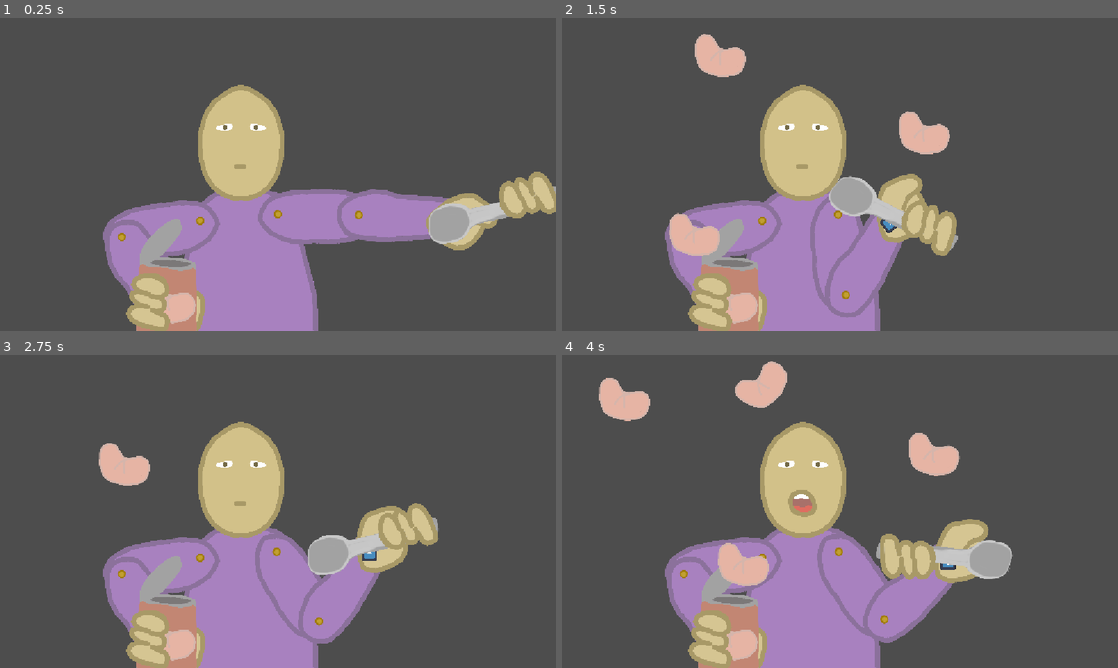
Above: before the commit, frames 1-4 (two rows, left to right).
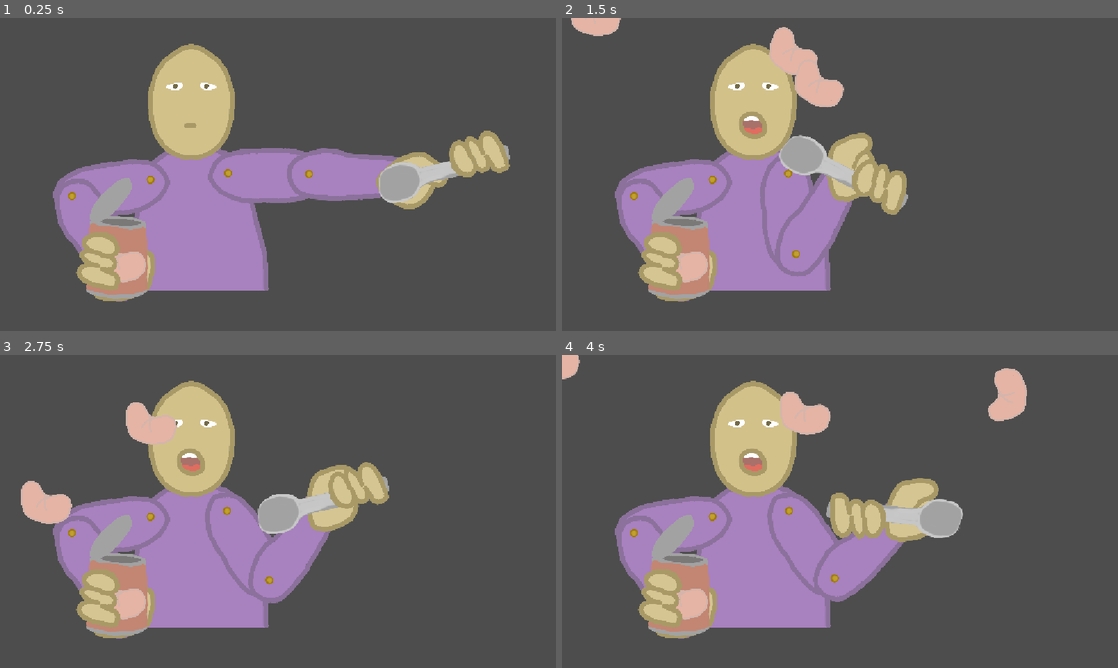
Above: after the commit, the same moments.

Repository: gmbare/project-beans
Game: Godot game, scene res://lib/levels/dev_level.tscn
Same seed, same stepped clock (60 frames per second), same inputs: the game is played once before the commit and once after it. Before the commit the project has no main scene; this scene is started directly in both runs. The engine's default icon, where the game draws it, is replaced by a stand-in: a white triangle on a blue panel in a dark square.
Inputs (mouse positions are in pixels of both pictures, inside the frame that each line leads up to):
- Up to frame 1 (0.25 s): no input
- Up to frame 2 (1.5 s): tap Enter (ui_accept) at 0.5, 0.77, 1.07 s; move the mouse to (867, 174) at 0.52 s; press the mouse at (867, 174) at 0.53 s; right-click (867, 174) at 0.8 s; move the mouse to (812, 174) at 1.27 s; release the mouse at (812, 174) at 1.28 s; right-click (812, 174) at 1.35 s
- Up to frame 3 (2.75 s): tap Enter (ui_accept) at 1.52, 1.55, 1.82 s; move the mouse to (289, 505) at 2.02 s; hold Enter (ui_accept) from 2.03 s (still down); click (289, 505) at 2.3 s
- Up to frame 4 (4 s): move the mouse to (834, 517) at 2.77 s; release Enter (ui_accept) at 2.78 s; click (834, 517) at 2.85 s; tap Enter (ui_accept) at 3.02, 3.32 s; right-click (834, 517) at 3.05 s; move the mouse to (878, 514) at 3.52 s; hold Enter (ui_accept) from 3.53 s (still down); right-click (878, 514) at 3.6 s

The runs differ from the first frame. In frame 1, 35% of the frame differs, in the area x 9-100%, y 8-100%; in frame 2, 31%; in frame 3, 33%; in frame 4, 36%, in the area x 0-84%, y 0-100%.

Commit message:
Set up a base-export and a Main Menu / loading

Diff:
--- a/common/GameManager.gd
+++ b/common/GameManager.gd
@@ -4,3 +4,11 @@
 
 func _ready() -> void:
 	win_size = DisplayServer.window_get_size()
+
+func load_scene(new_scene_uid : String, prev_scene : Node) -> void:
+	var tmp : Node = load(new_scene_uid).instantiate()
+	get_tree().root.add_child(tmp)
+	prev_scene.queue_free()
+
+func quit_game() -> void:
+	get_tree().quit(0)
--- /dev/null
+++ b/lib/levels/dev_level.gd
@@ -0,0 +1,6 @@
+extends Node
+
+@export var main_scene : Node2D
+
+func _ready() -> void:
+	main_scene.position = GM.win_size / 2
--- a/lib/levels/dev_level.tscn
+++ b/lib/levels/dev_level.tscn
@@ -1,33 +1,42 @@
 [gd_scene format=3 uid="uid://b0valyfgge0uc"]
 
 [ext_resource type="PackedScene" uid="uid://dc6m7sgxsb8hp" path="res://lib/scenes/bean_eater/bean_eater.tscn" id="1_501tv"]
+[ext_resource type="Script" uid="uid://1m4mf0yom0ab" path="res://lib/levels/dev_level.gd" id="1_2715b"]
 [ext_resource type="Script" uid="uid://dptvlp6ci4h13" path="res://lib/scenes/bean/bean_spawner.gd" id="2_a56ti"]
 
 [sub_resource type="RectangleShape2D" id="RectangleShape2D_a56ti"]
 size = Vector2(1342, 66)
 
-[node name="Node2D" type="Node2D" unique_id=465067770]
+[node name="DevLevel" type="Node" unique_id=179573255 node_paths=PackedStringArray("main_scene")]
+script = ExtResource("1_2715b")
+main_scene = NodePath("Centre")
 
-[node name="BeanEater" parent="." unique_id=1249512560 instance=ExtResource("1_501tv")]
+[node name="Centre" type="Node2D" parent="." unique_id=465067770]
+position = Vector2(503, 310)
 
-[node name="BeanSpawner" type="Node2D" parent="." unique_id=386921750]
+[node name="BeanEater" parent="Centre" unique_id=1249512560 instance=ExtResource("1_501tv")]
+position = Vector2(-503, -310)
+
+[node name="BeanSpawner" type="Node2D" parent="Centre" unique_id=386921750]
+position = Vector2(-503, -310)
 script = ExtResource("2_a56ti")
 bean_uid = "uid://bj87r1eu67q4f"
 
-[node name="StaticBody2D" type="StaticBody2D" parent="." unique_id=1479023411]
+[node name="StaticBody2D" type="StaticBody2D" parent="Centre" unique_id=1479023411]
+position = Vector2(-503, -310)
 collision_mask = 128
 
-[node name="CollisionShape2D2" type="CollisionShape2D" parent="StaticBody2D" unique_id=1441170005]
+[node name="CollisionShape2D2" type="CollisionShape2D" parent="Centre/StaticBody2D" unique_id=1441170005]
 position = Vector2(1161, 317)
 rotation = -1.5707964
 shape = SubResource("RectangleShape2D_a56ti")
 
-[node name="CollisionShape2D4" type="CollisionShape2D" parent="StaticBody2D" unique_id=993236765]
+[node name="CollisionShape2D4" type="CollisionShape2D" parent="Centre/StaticBody2D" unique_id=993236765]
 position = Vector2(574, -384)
 rotation = 3.1415925
 shape = SubResource("RectangleShape2D_a56ti")
 
-[node name="CollisionShape2D3" type="CollisionShape2D" parent="StaticBody2D" unique_id=1333710882]
+[node name="CollisionShape2D3" type="CollisionShape2D" parent="Centre/StaticBody2D" unique_id=1333710882]
 position = Vector2(-14, 317)
 rotation = -1.5707964
 shape = SubResource("RectangleShape2D_a56ti")
--- /dev/null
+++ b/lib/levels/main_menu.gd
@@ -0,0 +1,67 @@
+extends Node
+
+@export var background : Polygon2D
+@export var falling_beans : GPUParticles2D
+
+@export var spoon_selector : Sprite2D
+@export var play_selector : Node2D
+@export var settings_selector : Node2D
+@export var exit_selector : Node2D
+@export var menu_selectors : Node2D
+
+enum Selections {Play, Settings, Exit}
+
+var current_selection : Selections = Selections.Play
+
+func _ready() -> void:
+	menu_selectors.position = GM.win_size / 2
+	background.polygon[0] = Vector2.ZERO
+	background.polygon[1] = Vector2(0.0, GM.win_size.y)
+	background.polygon[2] = Vector2(GM.win_size.x, GM.win_size.y)
+	background.polygon[3] = Vector2(GM.win_size.x, 0.0)
+	print(-GM.win_size.y)
+	falling_beans.visible = true
+	falling_beans.process_material.emission_box_extents = Vector3(GM.win_size.x, 0.0, 0.0)
+	falling_beans.position = Vector2(GM.win_size.x, -100) / 2
+	pass
+
+
+func _on_play_area_mouse_entered() -> void:
+	spoon_selector.position = play_selector.position
+	spoon_selector.rotation = play_selector.rotation
+	current_selection = Selections.Play
+	pass # Replace with function body.
+
+
+func _on_play_area_mouse_exited() -> void:
+	pass # Replace with function body.
+
+func _on_settings_mouse_entered() -> void:
+	spoon_selector.position = settings_selector.position
+	spoon_selector.rotation = settings_selector.rotation
+	current_selection = Selections.Settings
+	pass # Replace with function body.
+
+
+func _on_settings_mouse_exited() -> void:
+	pass # Replace with function body.
+
+func _on_exit_mouse_entered() -> void:
+	spoon_selector.position = exit_selector.position
+	spoon_selector.rotation = exit_selector.rotation
+	current_selection = Selections.Exit
+	pass # Replace with function body.
+
+
+func _on_exit_mouse_exited() -> void:
+	pass # Replace with function body.
+
+func _unhandled_input(event: InputEvent) -> void:
+	if event.is_action_pressed("ui_accept") or event.is_action_pressed("left"):
+		match current_selection:
+			Selections.Play:
+				GM.load_scene("uid://b0valyfgge0uc", self)
+			Selections.Settings:
+				print("Hellow")
+			Selections.Exit:
+				GM.quit_game()
--- /dev/null
+++ b/lib/levels/main_menu.tscn
@@ -0,0 +1,177 @@
+[gd_scene format=3 uid="uid://clrcamjrtn2fk"]
+
+[ext_resource type="Texture2D" uid="uid://oadb4aijbk5o" path="res://assets/png/Bean.png" id="1_o1nr6"]
+[ext_resource type="Script" uid="uid://cxfqrdroieqkf" path="res://lib/levels/main_menu.gd" id="1_rt13k"]
+[ext_resource type="Texture2D" uid="uid://c0md215ma4mfu" path="res://assets/png/spoon.png" id="3_5tcll"]
+[ext_resource type="Texture2D" uid="uid://ctqxgnmsf24q3" path="res://assets/png/bean_can.png" id="4_y8byj"]
+
+[sub_resource type="ParticleProcessMaterial" id="ParticleProcessMaterial_o1nr6"]
+particle_flag_disable_z = true
+emission_shape = 3
+emission_box_extents = Vector3(650, 1, 1)
+angle_min = 1.0728835e-05
+angle_max = 270.0
+direction = Vector3(0, 1, 0)
+gravity = Vector3(0, 98, 0)
+scale_min = 0.099999994
+scale_max = 0.25
+
+[sub_resource type="RectangleShape2D" id="RectangleShape2D_y8byj"]
+size = Vector2(1255.8634, 445.87296)
+
+[node name="MainMenu" type="Node" unique_id=1263076780 node_paths=PackedStringArray("background", "falling_beans", "spoon_selector", "play_selector", "settings_selector", "exit_selector", "menu_selectors")]
+script = ExtResource("1_rt13k")
+background = NodePath("Polygon2D")
+falling_beans = NodePath("GPUParticles2D")
+spoon_selector = NodePath("Node2D/SpoonSelector")
+play_selector = NodePath("Node2D/PlayBean")
+settings_selector = NodePath("Node2D/SettingsBean")
+exit_selector = NodePath("Node2D/ExitBean")
+menu_selectors = NodePath("Node2D")
+
+[node name="Polygon2D" type="Polygon2D" parent="." unique_id=1568955403]
+color = Color(1, 0.786616, 0.4511091, 1)
+polygon = PackedVector2Array(0, 0, 0, 0, 0, 0, 0, 0)
+
+[node name="GPUParticles2D" type="GPUParticles2D" parent="." unique_id=1080265274]
+visible = false
+position = Vector2(565, -100)
+amount = 150
+texture = ExtResource("1_o1nr6")
+lifetime = 15.0
+process_material = SubResource("ParticleProcessMaterial_o1nr6")
+
+[node name="Node2D" type="Node2D" parent="." unique_id=1841680834]
+position = Vector2(586, 302)
+
+[node name="CanButton" type="Sprite2D" parent="Node2D" unique_id=643250482]
+position = Vector2(138, 100)
+rotation = -0.06789657
+scale = Vector2(0.25, 0.25)
+texture = ExtResource("4_y8byj")
+flip_h = true
+
+[node name="SpoonSelector" type="Sprite2D" parent="Node2D" unique_id=2146613874]
+position = Vector2(-130.00003, -100.50125)
+rotation = -2.9727533
+scale = Vector2(0.15000002, 0.15000002)
+texture = ExtResource("3_5tcll")
+
+[node name="PlayBean" type="Node2D" parent="Node2D" unique_id=940459987]
+position = Vector2(-130.00003, -100.50125)
+rotation = -2.9727533
+scale = Vector2(0.037500005, 0.037500005)
+
+[node name="Bean" type="Sprite2D" parent="Node2D/PlayBean" unique_id=270469289]
+position = Vector2(-2365.583, -705.8601)
+rotation = 2.909079
+scale = Vector2(5.390819, 5.390819)
+texture = ExtResource("1_o1nr6")
+
+[node name="Area2D" type="Area2D" parent="Node2D/PlayBean" unique_id=1074048436]
+position = Vector2(-2365.5833, -705.8617)
+rotation = 2.909079
+scale = Vector2(5.3908186, 5.3908186)
+
+[node name="CollisionShape2D" type="CollisionShape2D" parent="Node2D/PlayBean/Area2D" unique_id=1162912321]
+position = Vector2(173.09784, 6.0803638)
+rotation = 0.06450934
+scale = Vector2(1.0000002, 1.0000002)
+shape = SubResource("RectangleShape2D_y8byj")
+
+[node name="Label" type="Label" parent="Node2D/PlayBean" unique_id=1867451372]
+offset_left = -1700.9219
+offset_top = 19.429565
+offset_right = -1660.9219
+offset_bottom = 42.429565
+rotation = -3.303755
+scale = Vector2(75, 75)
+theme_override_constants/outline_size = 5
+text = "Play"
+
+[node name="SettingsBean" type="Node2D" parent="Node2D" unique_id=859361499]
+position = Vector2(130.99988, 13.498726)
+rotation = -0.7928478
+scale = Vector2(0.037500005, 0.037500005)
+
+[node name="Bean2" type="Sprite2D" parent="Node2D/SettingsBean" unique_id=1550750882]
+position = Vector2(-2220.4692, -619.9531)
+rotation = 0.09414884
+scale = Vector2(5.3908195, 5.3908195)
+texture = ExtResource("1_o1nr6")
+
+[node name="Area2D" type="Area2D" parent="Node2D/SettingsBean/Bean2" unique_id=1299350067]
+
+[node name="CollisionShape2D2" type="CollisionShape2D" parent="Node2D/SettingsBean/Bean2/Area2D" unique_id=1328949326]
+position = Vector2(-260.7367, -212.57544)
+rotation = 0.69953406
+scale = Vector2(1.0000002, 1.0000002)
+shape = SubResource("RectangleShape2D_y8byj")
+
+[node name="Label" type="Label" parent="Node2D/SettingsBean" unique_id=487147285]
+offset_left = -4438.026
+offset_top = -4162.678
+offset_right = -4376.026
+offset_bottom = -4139.678
+rotation = -5.491231
+scale = Vector2(75, 75)
+theme_override_constants/outline_size = 4
+text = "Settings"
+
+[node name="Label2" type="Label" parent="Node2D/SettingsBean" unique_id=1089202474]
+offset_left = -5912.7007
+offset_top = -3645.6768
+offset_right = -5746.7007
+offset_bottom = -3622.6768
+rotation = -5.4735603
+scale = Vector2(35.53474, 35.53474)
+theme_override_constants/outline_size = 4
+text = "Not Implemented yet"
+
+[node name="ExitBean" type="Node2D" parent="Node2D" unique_id=1860304973]
+position = Vector2(-148.00003, 141.49872)
+rotation = -2.7670774
+scale = Vector2(0.037500005, 0.037500005)
+
+[node name="Bean3" type="Sprite2D" parent="Node2D/ExitBean" unique_id=585169076]
+position = Vector2(-2061.9297, -507.54834)
+rotation = -3.0278914
+scale = Vector2(5.390819, 5.390819)
+texture = ExtResource("1_o1nr6")
+
+[node name="Area2D" type="Area2D" parent="Node2D/ExitBean/Bean3" unique_id=1667098481]
+
+[node name="CollisionShape2D3" type="CollisionShape2D" parent="Node2D/ExitBean/Bean3/Area2D" unique_id=1249755129]
+position = Vector2(300.90137, -182.2124)
+rotation = -0.48738143
+scale = Vector2(1.0000002, 1.0000002)
+shape = SubResource("RectangleShape2D_y8byj")
+
+[node name="Label" type="Label" parent="Node2D/ExitBean" unique_id=159625747]
+offset_left = -2116.7278
+offset_top = 373.5707
+offset_right = -2076.7278
+offset_bottom = 396.5707
+rotation = -3.5076094
+scale = Vector2(75, 75)
+theme_override_constants/outline_size = 5
+text = "Exit"
+
+[node name="Label" type="Label" parent="Node2D" unique_id=891255419]
+offset_left = -228.0
+offset_top = -228.50125
+offset_right = -96.0
+offset_bottom = -205.50125
+scale = Vector2(3.8023906, 3.8023906)
+theme_override_colors/font_color = Color(1, 1, 1, 1)
+theme_override_colors/font_shadow_color = Color(0, 0, 0, 0)
+theme_override_colors/font_outline_color = Color(0, 0, 0, 1)
+theme_override_constants/outline_size = 5
+text = "Bean Eating Fella"
+
+[connection signal="mouse_entered" from="Node2D/PlayBean/Area2D" to="." method="_on_play_area_mouse_entered"]
+[connection signal="mouse_exited" from="Node2D/PlayBean/Area2D" to="." method="_on_play_area_mouse_exited"]
+[connection signal="mouse_entered" from="Node2D/SettingsBean/Bean2/Area2D" to="." method="_on_settings_mouse_entered"]
+[connection signal="mouse_exited" from="Node2D/SettingsBean/Bean2/Area2D" to="." method="_on_settings_mouse_exited"]
+[connection signal="mouse_entered" from="Node2D/ExitBean/Bean3/Area2D" to="." method="_on_exit_mouse_entered"]
+[connection signal="mouse_exited" from="Node2D/ExitBean/Bean3/Area2D" to="." method="_on_exit_mouse_exited"]
--- a/lib/scenes/bean/bean_spawner.gd
+++ b/lib/scenes/bean/bean_spawner.gd
@@ -9,6 +9,10 @@
 
 func _input(event: InputEvent) -> void:
 	if event.is_action_pressed("ui_accept"):
+		_emit_bean()
+
+
+func _emit_bean() -> void:
 		var loaded_scene := bean_scene.instantiate()
 		add_child(loaded_scene)
 		loaded_scene.position = Vector2(randf_range(0,GM.win_size.x), -5)
--- a/lib/scenes/bean_eater/bean_eater.tscn
+++ b/lib/scenes/bean_eater/bean_eater.tscn
@@ -328,6 +328,7 @@
 anim_player = NodePath("../../AnimationPlayer")
 
 [node name="Icon" type="Sprite2D" parent="IK Targets/HandL Target" unique_id=1500601330]
+visible = false
 scale = Vector2(0.25, 0.25)
 texture = ExtResource("15_527i7")
 
--- a/project.godot
+++ b/project.godot
@@ -11,6 +11,7 @@
 [application]
 
 config/name="project-beans"
+run/main_scene="uid://clrcamjrtn2fk"
 config/features=PackedStringArray("4.6", "Forward Plus")
 config/icon="res://icon.svg"
 
Not shown, added: export_presets.cfg
Not shown, added: lib/levels/dev_level.gd.uid
Not shown, added: lib/levels/main_menu.gd.uid
